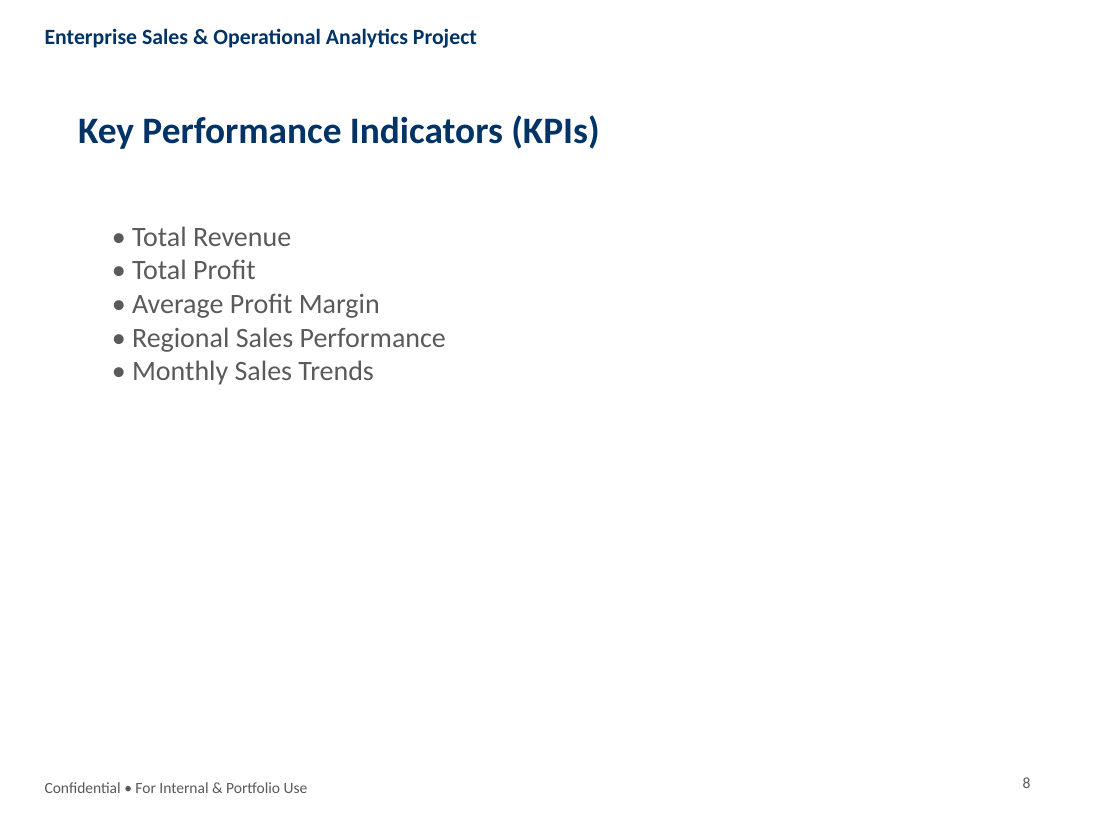
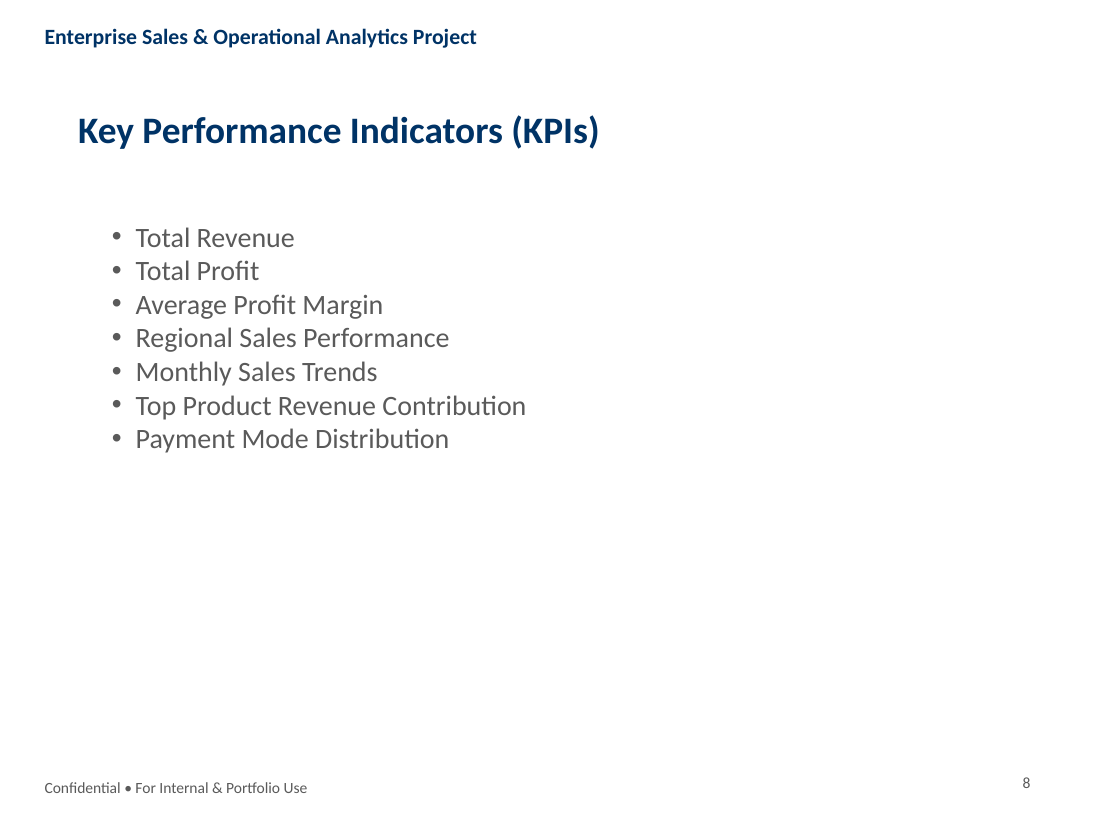
Before and after one commit to Rohit17-TVM/Enterprise-Sales-Analytics-Project, a slide deck: slide 8 of Presentation/Enterprise_Sales_Analytics_Presentation.pptx. Drawn at 1120x840 pixels with LibreOffice and Linux fonts; fonts in the diff are those of the drawing. Boxes give left, top, right and bottom in pixels: in the first picture for what was removed or moved away, otherwise in the second. Text is boxed around its words. In the diff, an @@ line names an element or a change of style, - is before the commit and + after.

```diff
--- a/Presentation/Enterprise_Sales_Analytics_Presentation.pptx
+++ b/Presentation/Enterprise_Sales_Analytics_Presentation.pptx
@@ text at box(136, 227, 526, 453): text changed @@
-• Total Revenue
-• Total Profit
-• Average Profit Margin
-• Regional Sales Performance
-• Monthly Sales Trends
+• Total Revenue
+• Total Profit
+• Average Profit Margin
+• Regional Sales Performance
+• Monthly Sales Trends
+• Top Product Revenue Contribution
+• Payment Mode Distribution
```
Also in this commit, not shown: 7 other slides changed, 1 slide added, 15 other files.
